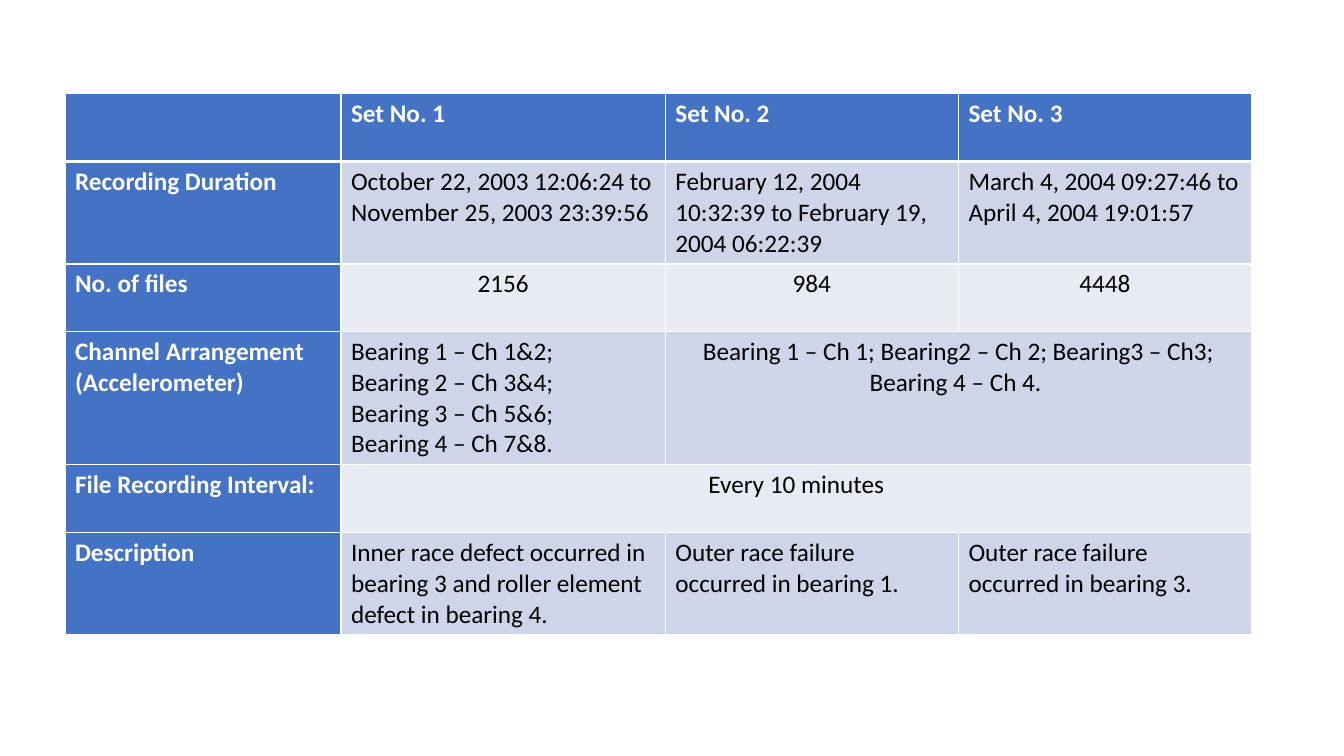
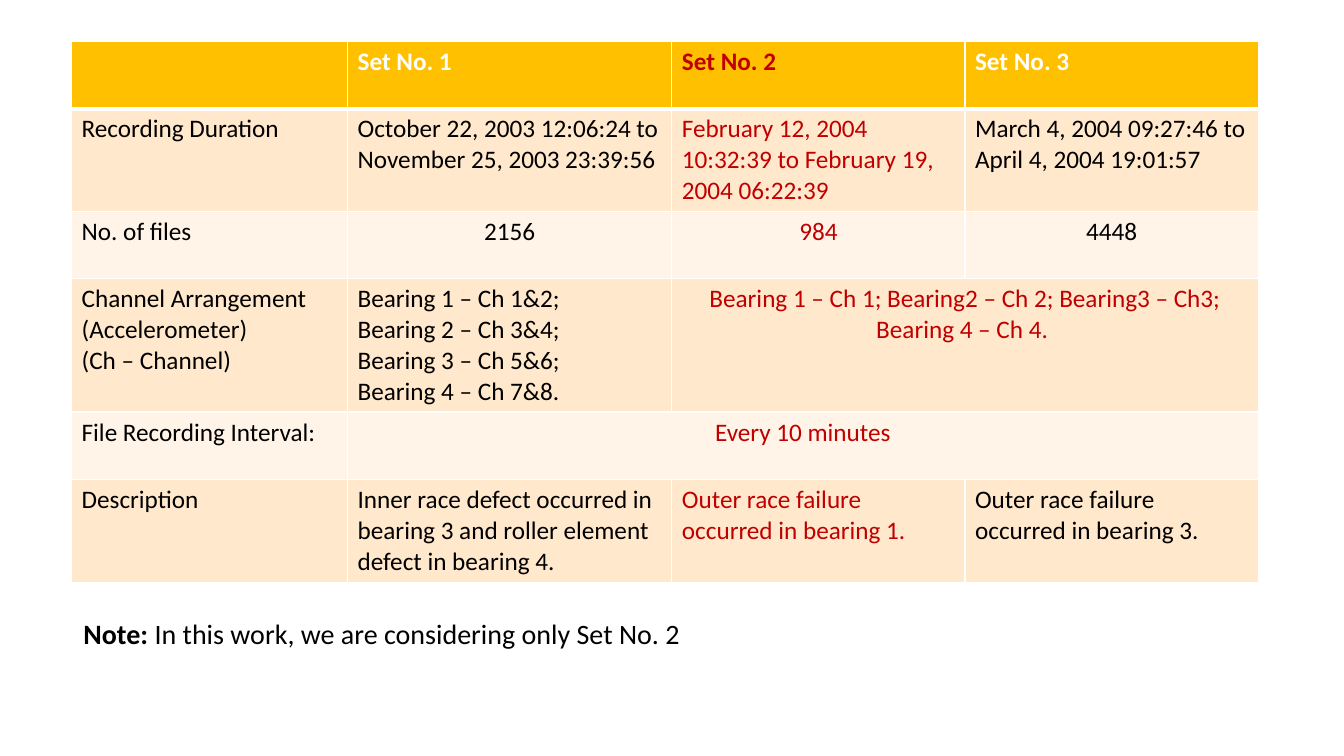
Before and after one commit to selvasundar93/Springboard_Capstone, a slide deck: slide 9 of Slide_Deck/Capstone Dataset Description.pptx. Drawn at 1344x756 pixels with LibreOffice and Linux fonts; fonts in the diff are those of the drawing. Boxes give left, top, right and bottom in pixels: in the first picture for what was removed or moved away, otherwise in the second. Text is boxed around its words. In the diff, an @@ line names an element or a change of style, - is before the commit and + after.

```diff
--- a/Slide_Deck/Capstone Dataset Description.pptx
+++ b/Slide_Deck/Capstone Dataset Description.pptx
@@ table at [72,41,1259,579] @@
-row 4, column 1: Channel Arrangement (Accelerometer)
+row 4, column 1: Channel Arrangement (Accelerometer) / (Ch – Channel)
@@ fill #4472C4 to #FFC000 in row 1 @@
@@ fill #4472C4 to #FFE8CC in 3 cells @@
@@ fill #CFD5EA to #FFE8CC in 8 cells @@
@@ fill #4472C4 to #FFF4E7 in 2 cells @@
@@ fill #E9EBF5 to #FFF4E7 in 4 cells @@
@@ text colour #FFFFFF to #C00000 in "Set No. 2" @@
@@ text colour #FFFFFF to #000000, bold off in "Recording Duration", "No. of files", "File Recording Interval:", "Description" @@
@@ text colour #000000 to #C00000 in "February 12, 2004 10:32:39 to February 19, ...", "984", "Bearing 1 – Ch 1; Bearing2 – ...", "Every 10 minutes" and 1 more places @@
@@ table: place and size @@
-table at [65,94,1252,632]
+table at [72,41,1259,579]
@@ text added at [83,624,679,649], 20 pt, text #000000 @@
+Note: In this work, we are considering only Set No. 2
```
Also in this commit, not shown: 1 other slide changed, 8 other files.
